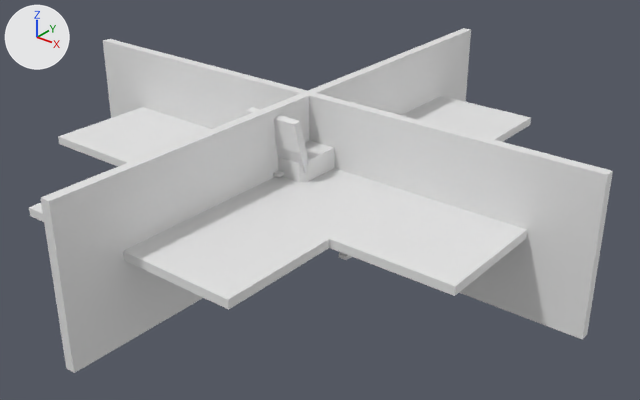
What one commit did to the FBX model CrimsonShooter/Assets/Models/OfficeFurniture/Chair.fbx.
Camera for both pictures: a 50 mm camera at (5.67, -6.89, 4.73) aimed at (0.2, -0.05, 0.49). The axes (+X, +Y, +Z) are drawn at upper left. The lights are the same throughout. Where no turn or scale is listed for an object, it has been applied to the vertices.

Objects in the first picture: 'Chair', 'Cubicle', 'FilingCabinet', 'Keyboard'.
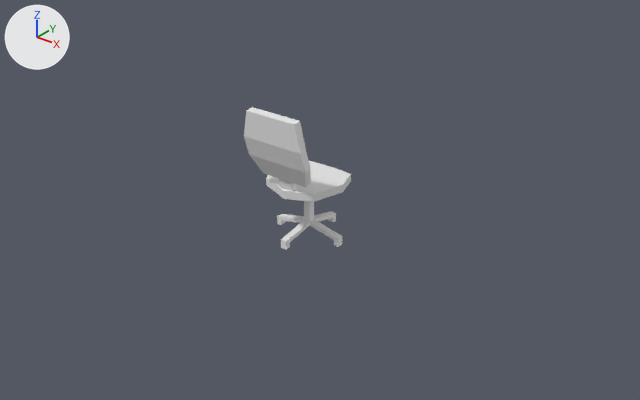
What differs and where, as boxes (x1, y1, x2, y2) in the pictures (640 x 400 px):
'Cubicle', deleted: before (29, 28, 613, 373)
'FilingCabinet', deleted: before (273, 140, 335, 182)
'Keyboard', deleted: before (339, 252, 352, 260)
'Chair', unchanged, uncovered by the edit: before (246, 107, 308, 174); after (244, 107, 351, 250)

The edits, one by one:
Object 'FilingCabinet' (ob_filingcabinet) is deleted.
Object 'Cubicle' (ob_cubicle) is deleted.
Object 'Keyboard' (ob_keyboard) is deleted.
